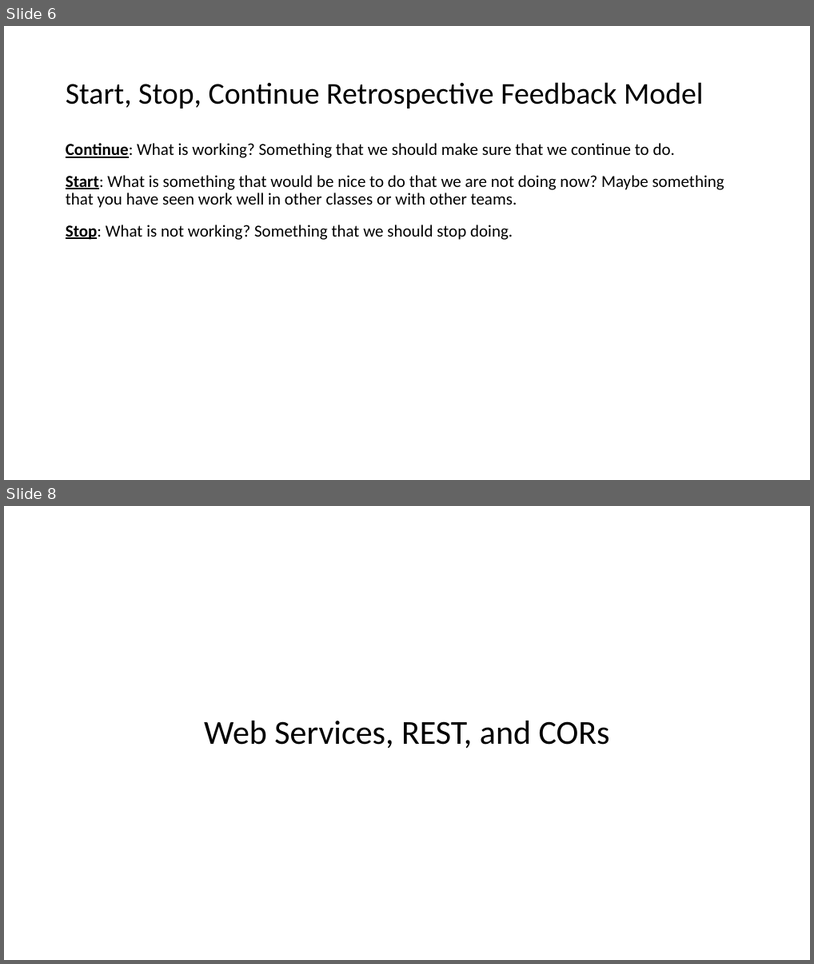
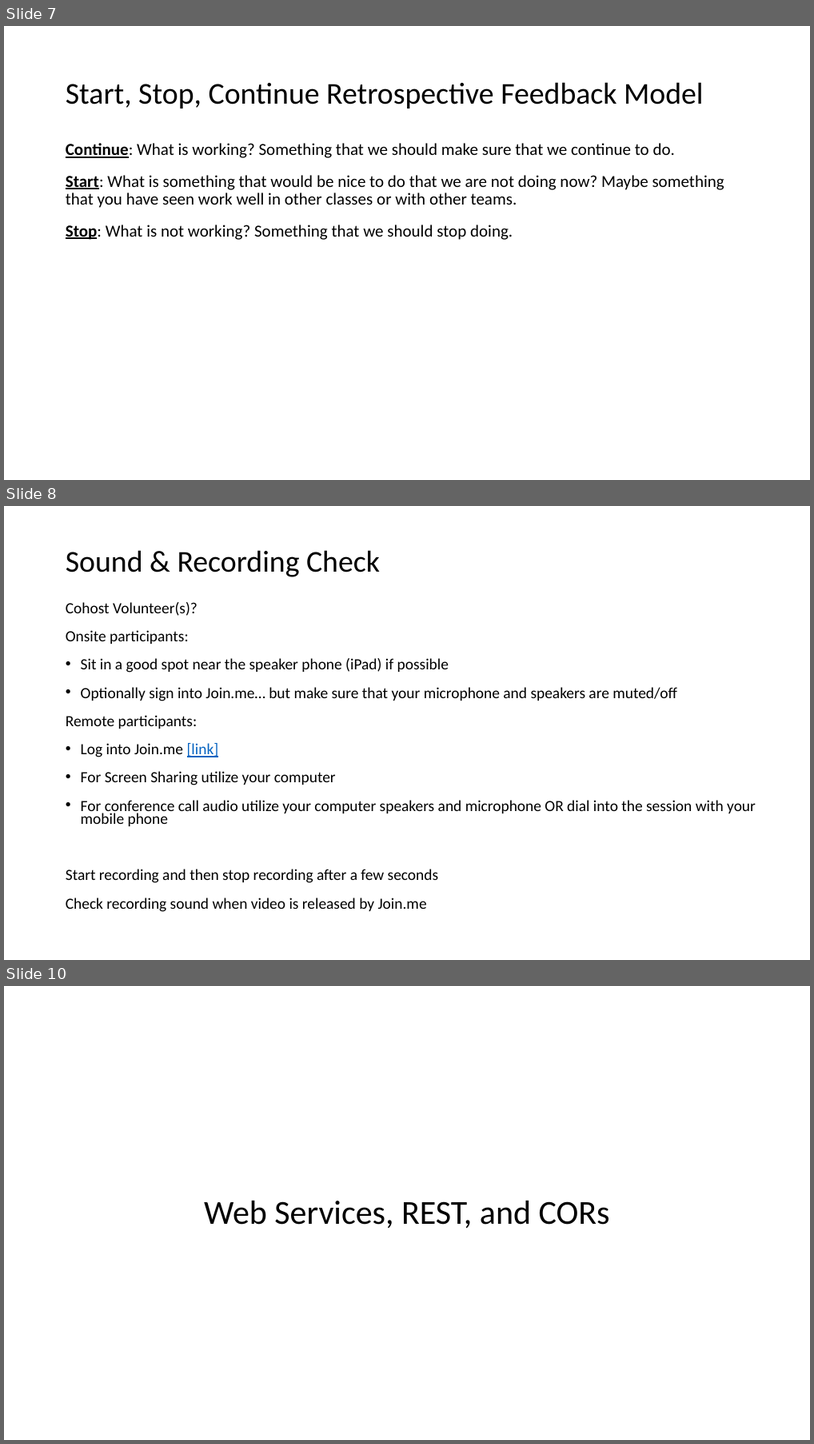
Before and after one commit to EricJPogue/CPSC-24500, a slide deck: lecture-slides/2019-10-25-oop.pptx. Shown one above the other, each under a label of ours: slides 6 and 8 before the commit, slides 7, 8 and 10 after it; the slides between them are not shown. The pictures are 814x964 and 814x1444 pixels, drawn with LibreOffice and Linux fonts; fonts in the diff are those of the drawing. Boxes give left, top, right and bottom in pixels: in the first picture for what was removed or moved away, otherwise in the second. Text is boxed around its words. In the diff, an @@ line names an element or a change of style, - is before the commit and + after.

```diff
--- a/lecture-slides/2019-10-25-oop.pptx
+++ b/lecture-slides/2019-10-25-oop.pptx
@@ slide 8 added at (x1=4, y1=506, x2=810, y2=960), background #FFFFFF @@
@@ title added at (x1=66, y1=550, x2=380, y2=577), 36 pt, text #000000 @@
+Sound & Recording Check
@@ text added at (x1=66, y1=602, x2=756, y2=912), 18.5 pt, text #000000 @@
+Cohost Volunteer(s)?
+Onsite participants:
+• Sit in a good spot near the speaker phone (iPad) if possible
+• Optionally sign into Join.me… but make sure that your microphone and speakers are muted/off
+Remote participants:
+• Log into Join.me [link]
+• For Screen Sharing utilize your computer
+• For conference call audio utilize your computer speakers and microphone OR dial into the session with your mobile phone
+Start recording and then stop recording after a few seconds
+Check recording sound when video is released by Join.me
@@ what was slide 6 is now slide 7 @@
@@ what was slide 8 is now slide 10 @@
```
Also in this commit, not shown: 2 slides changed, 1 other slide added.
